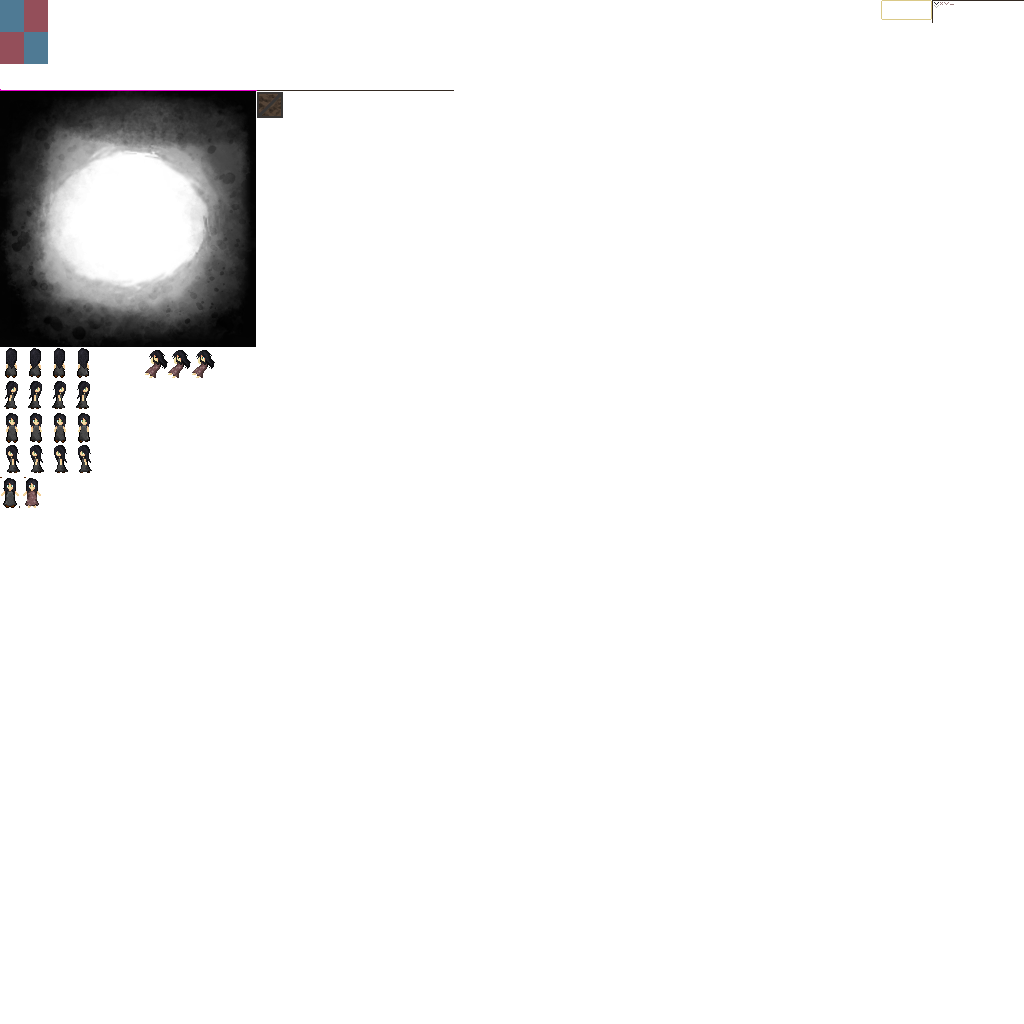
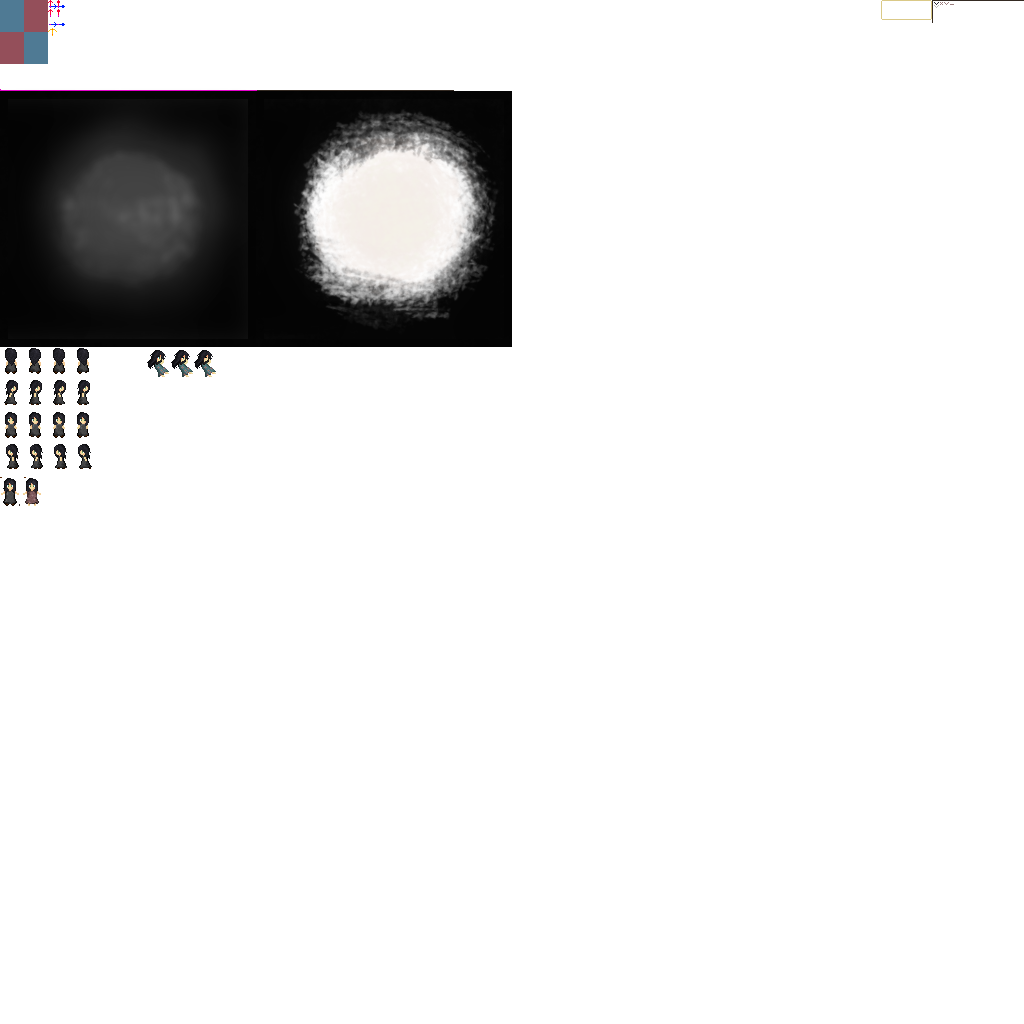
The second 1024×1024 image is a revision of the first. Changes to its layers:
removed layer "root Merged" over [0, 0, 512, 508]
added layer "Paint Layer 1" (10%) above "Paint Layer 1 (pasted)" over [256, 91, 512, 347]
added layer "Paint Layer 1 (pasted)" above "Background" over [0, 90, 512, 448]
added layer "Background" over [0, 0, 512, 508]
